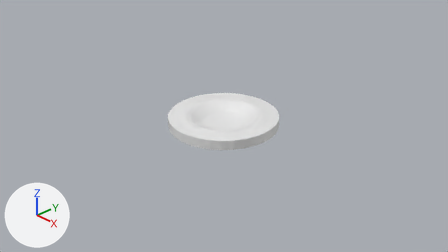
The Blender file Unity/WatcherUnity/Assets/Blender Objects/Files/CirclePlate.blend: old version first, new version second.
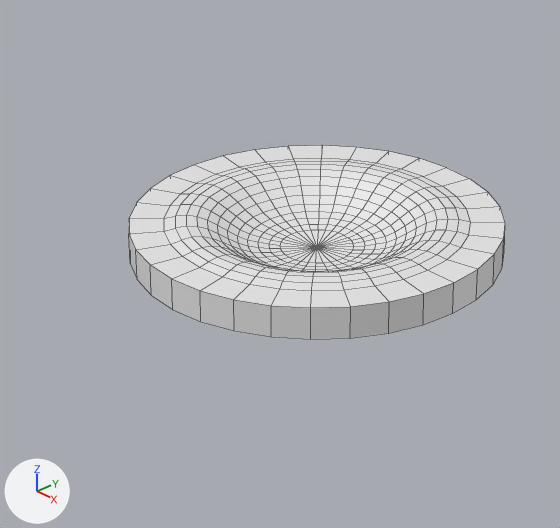
Each version appears first from the file's camera 'Camera', and next in a close-up on the part from 29% to 66% of the width and 20% to 82% of the height. The lights are fixed; the arrows at lower left show +X, +Y and +Z. The close-ups show mesh edges as thin lines.
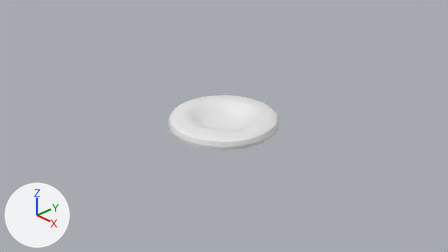
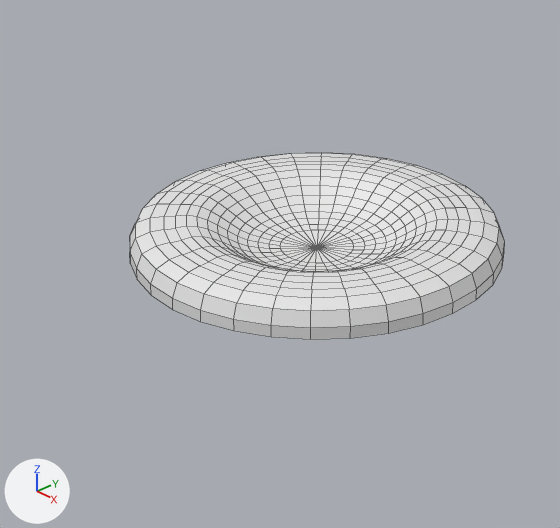
Edits to the bpy script that builds the scene:
```text
Change me_circle:
    used by ob_circle; location = (0.0, 0.0, 0.0)
    remove me_circle.from_pydata(...)  # 449 vertices, 449 faces; spans x -1.0..1.0, y -1.0..1.0, z -0.02..0.17
    add me_circle.from_pydata(...)  # 513 vertices, 513 faces; spans x -1.0..1.0, y -1.0..1.0, z -0.02..0.17
    me_circle part 1
    32 faces are deleted
    32 vertices in x -0.82..0.82, y -0.82..0.82, z 0.15 move by (0.0, 0.0, 0.01)
    32 vertices in x -1.0..1.0, y -1.0..1.0, z 0.15 move by (0.0, 0.0, -0.11)
    64 vertices are added at x -0.97..0.97, y -0.97..0.97, z 0.12..0.15
    96 new faces join them
```

What differs and where, as boxes [x1, y1, x2, y2] in the close-ups (560 x 528 px):
'Circle', reshaped: before [129, 145, 505, 339]; after [130, 153, 505, 339]
